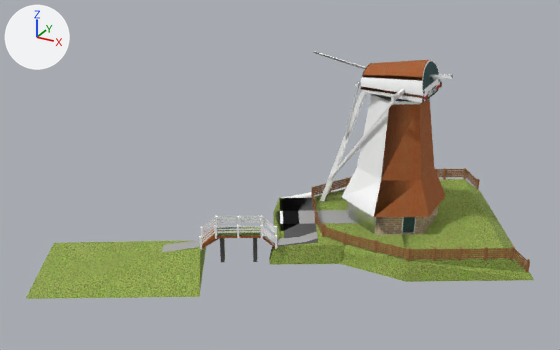
The COLLADA model assets/models/mill.dae as it was, and as the next commit left it.
The view is the same before and after, from a 50 mm lens placed at (7.2, -53.4, 32.5), pointed at (-22.2, 0.1, 5.8). Arrows for +X, +Y and +Z are at upper left; the lights stay in place. Vertices at the same position are counted once.

The older version as bpy lines, for what is in view:
```python
me_fence = bpy.data.meshes.new('fence')
me_fence.from_pydata(...)  # 410 vertices, 210 faces; spans x 0.0..20.9, y 0.0..19.2, z 0.2..2.3
me_fence.materials.append(mat_wood_floor)  # picture img_wood_floor_jpg
me_molen = bpy.data.meshes.new('Molen')
me_molen.from_pydata(...)  # 687 vertices, 1271 faces; spans x -17.8..21.6, y -19.8..17.5, z -1.3..15.3
me_molen.materials.append(mat_color_a06)  # red #cc0000
me_molen.materials.append(mat_color_m00)  # white #ffffff
me_molen.materials.append(mat_color_c08)  # brown #663300
me_molen.materials.append(mat_wood_cherry_original)  # picture img_wood_cherry_original_jpg
me_molen.materials.append(mat_material)  # white #ffffff
me_molen.materials.append(mat_color_m07)  # black #3a3a3a
me_molen.materials.append(mat_0078_darkslategray)  # dark cyan #2f4f4f
me_molen.materials.append(mat_0135_darkgray)  # dark grey #515151
me_molen.materials.append(mat_brick_antique_01)  # picture img_brick_antique_01_jpg
me_molen.materials.append(mat_grass_light_green)  # picture img_grass_light_green_jpg
me_molen.materials.append(mat_color_m03)  # grey #aaaaaa
me_molen.materials.append(mat_color_m06)  # dark grey #565656
me_molen.materials.append(mat_color_m05)  # grey #727272
ob_fence = bpy.data.objects.new('fence', me_fence)
ob_fence.parent = ob_molen
ob_fence.location = (-0.139, -2.401, -0.826)
ob_molen = bpy.data.objects.new('Molen', me_molen)
ob_molen.parent = ob_sketchup
ob_molen.location = (-22.57, 2.781, 0.09)
```
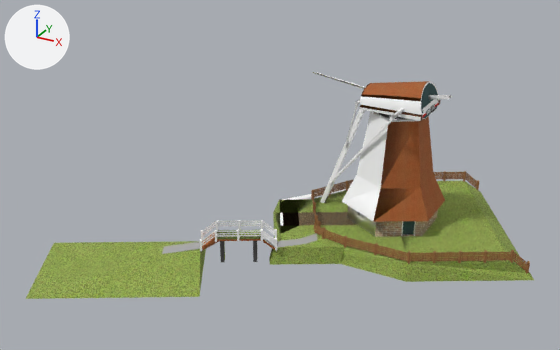
What differs and where, as boxes [x1, y1, x2, y2] in the pictures (560 x 350 px):
'Molen', reshaped, moved, rescaled (8% shorter): before [26, 51, 534, 299]; after [26, 72, 534, 299]
'fence', moved, rescaled: before [312, 169, 528, 270]; after [312, 172, 528, 271]
'ANNO_1863', moved, rescaled: before [428, 87, 436, 97]; after [427, 105, 435, 114]
'pole.024', moved, rescaled (7% shorter): before [237, 225, 239, 238]; after [215, 230, 217, 242]
'pole.026', moved, rescaled: before [261, 225, 263, 238]; after [201, 230, 204, 240]
'pole.029', moved, rescaled: before [238, 216, 240, 226]; after [199, 239, 202, 251]
'pole.023', moved, rescaled: before [214, 225, 217, 239]; after [216, 221, 218, 231]
'pole.020', moved, rescaled: before [483, 247, 488, 261]; after [483, 250, 487, 263]
'pole.007', moved, rescaled: before [510, 246, 515, 260]; after [510, 250, 514, 262]
'pole.025', moved, rescaled: before [201, 227, 203, 236]; after [237, 229, 239, 241]
'pole.030', moved, rescaled: before [275, 226, 277, 235]; after [238, 220, 241, 230]
'pole.012', moved, rescaled: before [433, 247, 437, 261]; after [433, 251, 436, 263]
'pole.017', moved, rescaled (7% shorter): before [322, 224, 326, 237]; after [322, 227, 326, 239]
'pole.022', moved, rescaled: before [216, 216, 218, 226]; after [261, 220, 263, 229]
'pole.014', moved, rescaled: before [313, 198, 316, 211]; after [313, 202, 316, 212]
'pole', moved, rescaled: before [315, 212, 318, 224]; after [315, 215, 318, 224]
'pole.015', moved, rescaled: before [476, 179, 479, 189]; after [476, 180, 479, 190]
part 1 of me_molen, built on: before [350, 88, 439, 223]; after [350, 105, 438, 225]
part 2 of me_molen, recoloured: before [283, 210, 357, 224]; after [283, 212, 357, 226]
part 3 of me_molen, recoloured: before [278, 198, 318, 246]; after [277, 199, 318, 248]

What changed in the scene script:
```text
Add img_brick_rough_dark_jpg:
    img_brick_rough_dark_jpg = load_image('Brick_Rough_Dark.jpg', 'mill/Brick_Rough_Dark.jpg', 205, 128, 'sRGB')
Add mat_brick_rough_dark:
    mat_brick_rough_dark = principled_material('Brick_Rough_Dark')
    mat_brick_rough_dark.texture = img_brick_rough_dark_jpg
    mat_brick_rough_dark.roughness = 0.9
Change me_molen:
    used by ob_molen; parent = ob_sketchup; location = (-22.57, 2.781, 0.09)
    remove me_molen.from_pydata(...)  # 687 vertices, 1271 faces; spans x -17.8..21.6, y -19.8..17.5, z -1.3..15.3
    add me_molen.from_pydata(...)  # 722 vertices, 1341 faces; spans x -17.8..21.6, y -19.8..17.5, z -1.3..15.3
    me_molen part 1
    11 faces are deleted
    27 vertices are added at x 5.1..6.7, y 1.4..5.0, z 1.6..11.8
    8 new vertices lie (-0.1, 0.0, -0.8) away from vertices in x 5.5..5.8, y 4.4..4.9, z 8.7..11.0
    75 new faces join them, mat_color_m00 (white #ffffff)
    1 new face joins them, mat_color_m07 (black #3a3a3a)
    1 new face joins them, mat_0078_darkslategray (dark cyan #2f4f4f)
    4 new faces join them, mat_0135_darkgray (dark grey #515151)
    me_molen part 2: 6 faces spanning x -1.2..5.8, y -1.4..4.2, z 0.4 switch from mat_color_m03 (grey #aaaaaa) to mat_brick_rough_dark (picture img_brick_rough_dark_jpg)
    me_molen part 3: 9 faces spanning x -2.5..4.4, y -5.3..4.7, z 0.4 switch from mat_color_m06 (dark grey #565656) to mat_grass_light_green (picture img_grass_light_green_jpg)
Change ob_molen:
    ob_molen.location: (-22.57, 2.781, 0.09) -> (-22.57, 2.781, -0.0596)
    ob_molen.scale: (1.0, 1.0, 1.0) -> (1.0, 1.0, 0.886)
```
